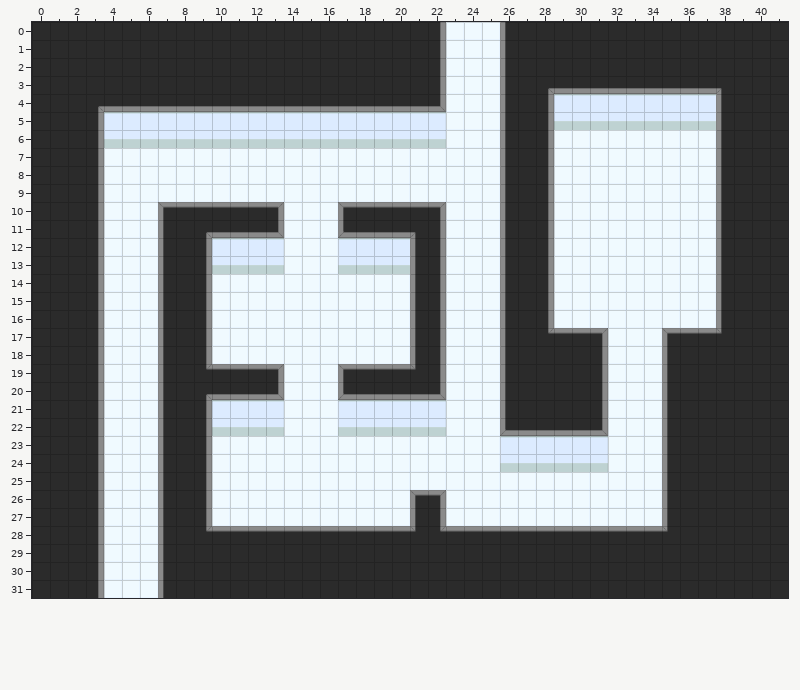
Two versions of a level (Tiled map (JSON), public/map/hospital2.json). This is how it looked before the edit.
Cells are 32x32 px. Shown: x 0..41, y 0..31.
And afterwards:
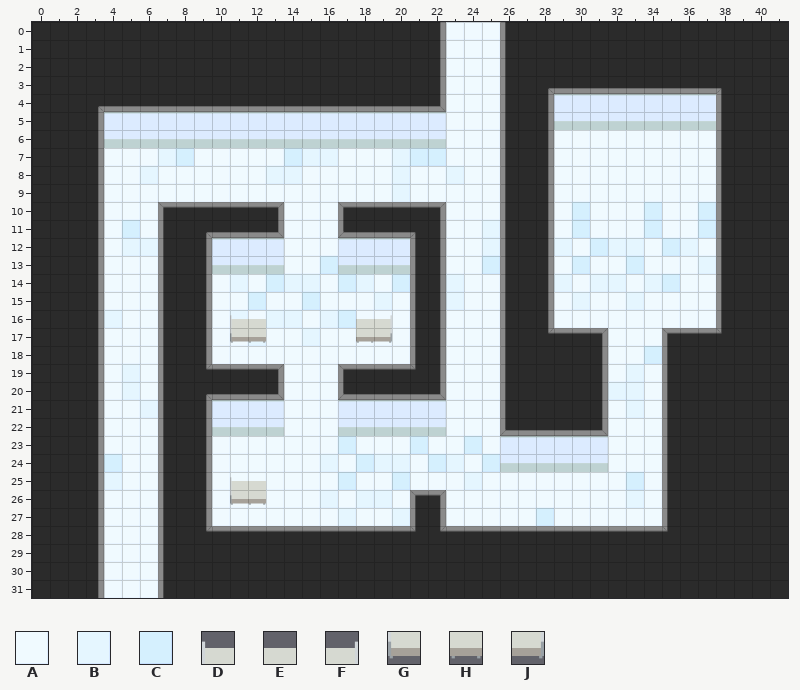
Key: from "hospital": A 1, B 3, C 4, D 24, E 25, F 26, G 32, H 33, J 34.
_ is an empty cell.
The exact change:
{"where": "layer \"layer1\""}
{"y":7,"x":8,"old":"A","new":"C"}
{"y":7,"x":14,"old":"A","new":"C"}
{"y":7,"x":21,"old":"AA","new":"CC"}
{"y":10,"x":30,"old":"A","new":"C"}
{"y":10,"x":34,"old":"A","new":"C"}
{"y":10,"x":37,"old":"A","new":"C"}
{"y":11,"x":5,"old":"A","new":"C"}
{"y":11,"x":30,"old":"A","new":"C"}
{"y":11,"x":34,"old":"A","new":"C"}
{"y":11,"x":37,"old":"A","new":"C"}
{"y":12,"x":31,"old":"A","new":"C"}
{"y":12,"x":35,"old":"A","new":"C"}
{"y":13,"x":16,"old":"A","new":"C"}
{"y":13,"x":25,"old":"A","new":"C"}
{"y":13,"x":30,"old":"A","new":"C"}
{"y":13,"x":33,"old":"A","new":"C"}
{"y":14,"x":13,"old":"A","new":"C"}
{"y":14,"x":17,"old":"A","new":"C"}
{"y":14,"x":20,"old":"A","new":"C"}
{"y":14,"x":35,"old":"A","new":"C"}
{"y":15,"x":12,"old":"A","new":"C"}
{"y":15,"x":15,"old":"A","new":"C"}
{"y":16,"x":11,"old":"A","new":"B"}
{"y":16,"x":17,"old":"A","new":"C"}
{"y":17,"x":12,"old":"A","new":"B"}
{"y":18,"x":34,"old":"A","new":"C"}
{"y":23,"x":17,"old":"A","new":"C"}
{"y":23,"x":21,"old":"A","new":"C"}
{"y":23,"x":24,"old":"A","new":"C"}
{"y":24,"x":4,"old":"A","new":"C"}
{"y":24,"x":18,"old":"A","new":"C"}
{"y":24,"x":22,"old":"A","new":"C"}
{"y":24,"x":25,"old":"A","new":"C"}
{"y":25,"x":17,"old":"A","new":"C"}
{"y":25,"x":20,"old":"A","new":"C"}
{"y":25,"x":33,"old":"A","new":"C"}
{"y":27,"x":28,"old":"A","new":"C"}
{"where": "layer \"objects\""}
{"y":16,"x":11,"old":"__","new":"DE"}
{"y":16,"x":18,"old":"__","new":"EF"}
{"y":17,"x":11,"old":"__","new":"GH"}
{"y":17,"x":18,"old":"__","new":"HJ"}
{"y":25,"x":11,"old":"__","new":"DE"}
{"y":26,"x":11,"old":"__","new":"GH"}
